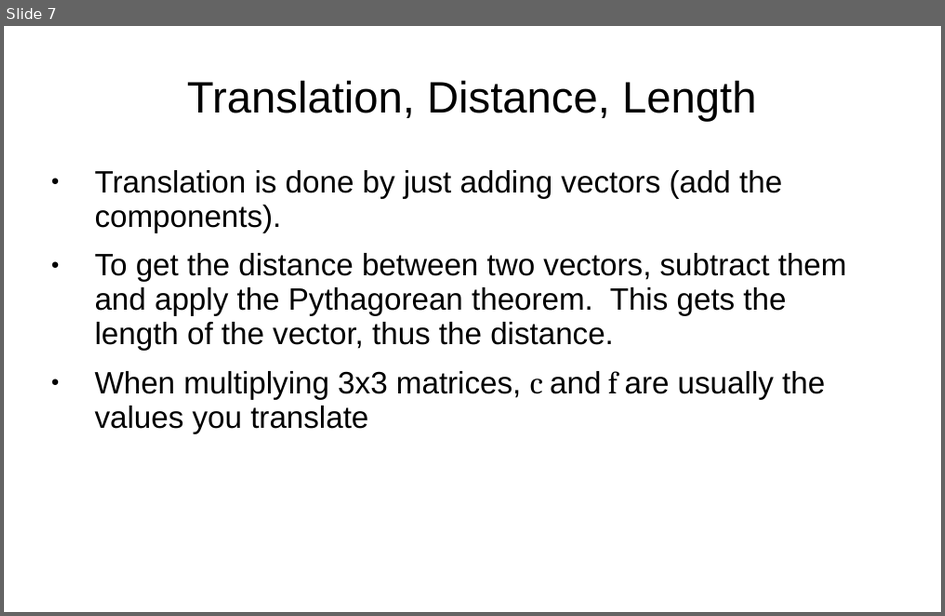
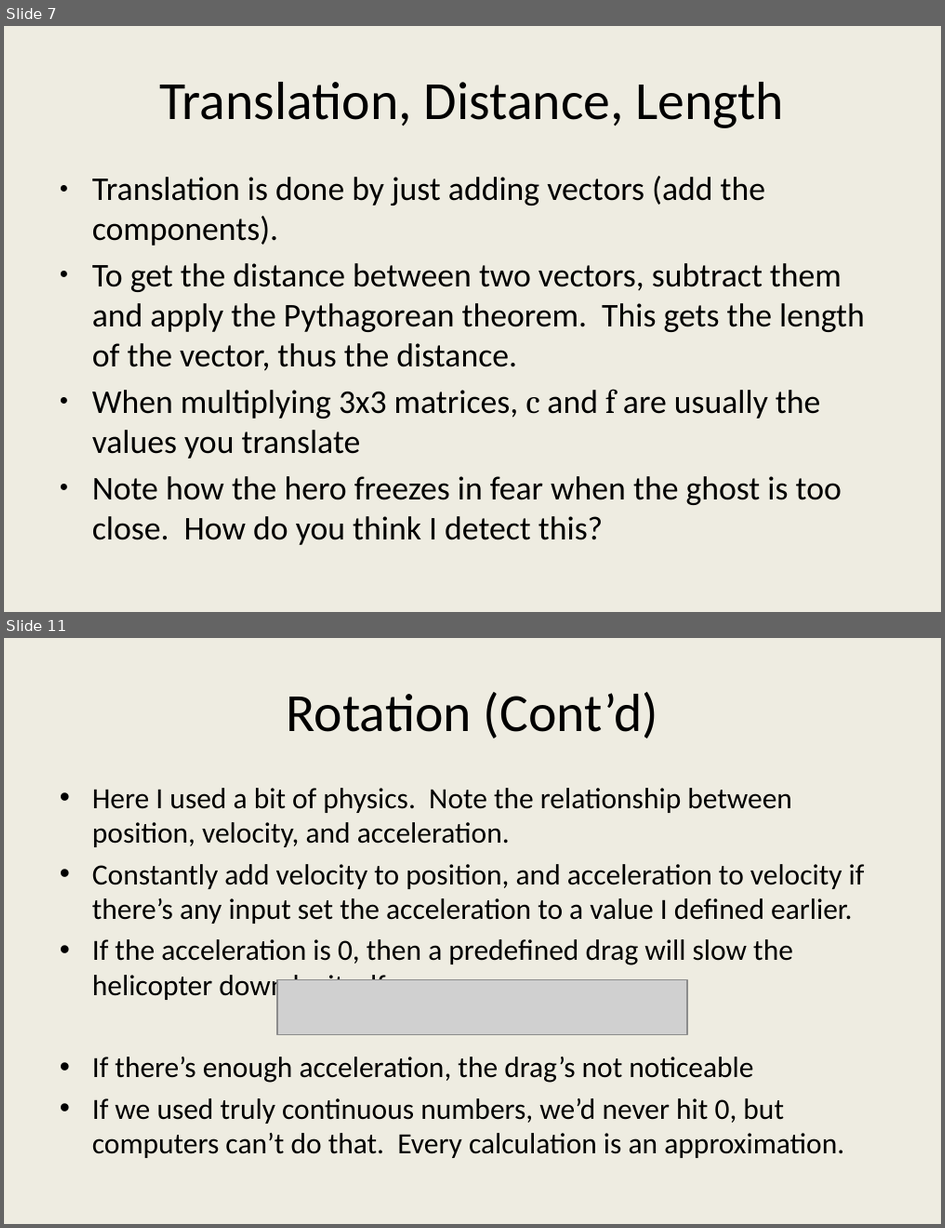
Before and after one commit to JesseTG/Linear-Algebra-Demo, a slide deck: Presentation Notes.pptx. Shown one above the other, each under a label of ours: slide 7 before the commit, slides 7 and 11 after it; the slides between them are not shown. The pictures are 945x616 and 945x1228 pixels, drawn with LibreOffice and Linux fonts; fonts in the diff are those of the drawing; grey boxes stand for pictures. Boxes give left, top, right and bottom in pixels: in the first picture for what was removed or moved away, otherwise in the second. Text is boxed around its words. In the diff, an @@ line names an element or a change of style, - is before the commit and + after.

```diff
--- a/Presentation Notes.pptx
+++ b/Presentation Notes.pptx
@@ slide 11 added at [4, 638, 941, 1224], background #EEECE1 @@
@@ title added at [287, 692, 659, 738], 33 pt, text #000000 @@
+Rotation (Cont’d)
@@ text added at [92, 788, 865, 1158], 18 pt, text #000000 @@
+• Here I used a bit of physics. Note the relationship between position, velocity, and acceleration.
+• Constantly add velocity to position, and acceleration to velocity if there’s any input set the acceleration to a value I defined earlier.
+• If the acceleration is 0, then a predefined drag will slow the helicopter down by itself
+• If there’s enough acceleration, the drag’s not noticeable
+• If we used truly continuous numbers, we’d never hit 0, but computers can’t do that. Every calculation is an approximation.
@@ picture added at [277, 980, 688, 1035] @@
@@ slide 7 changed as well @@
@@ background #FFFFFF to #EEECE1 @@
@@ title "Translation, Distance, Length" at [159, 82, 784, 128]: size 27 to 33 pt, font Arial to Calibri; line spacing 0.93 to 1 @@
@@ text at [92, 176, 865, 458]: size 19 to 20.4 pt in "Translation is done by just adding vectors ...", "To get the distance between two vectors, ...", "When multiplying 3x3 matrices, c and f ..."; font Arial to Calibri in "Translation is done by just adding vectors ...", "To get the distance between two vectors, ...", "When multiplying 3x3 matrices, and are usually ..."; indent changed; line spacing 0.93 to 1; less space between paragraphs @@
@@ text at [92, 476, 842, 545]: paragraph added @@
+● Note how the hero freezes in fear when the ghost is too close. How do you think I detect this?
```
Also in this commit, not shown: 6 other slides changed, 4 other slides added, 1 slide removed, 31 other files.
